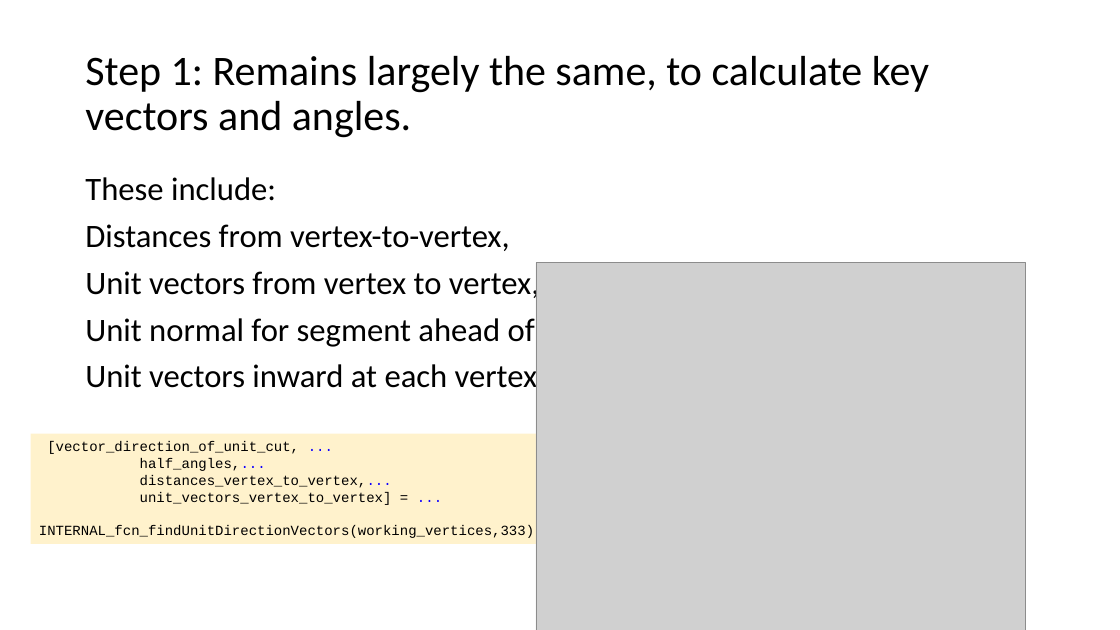
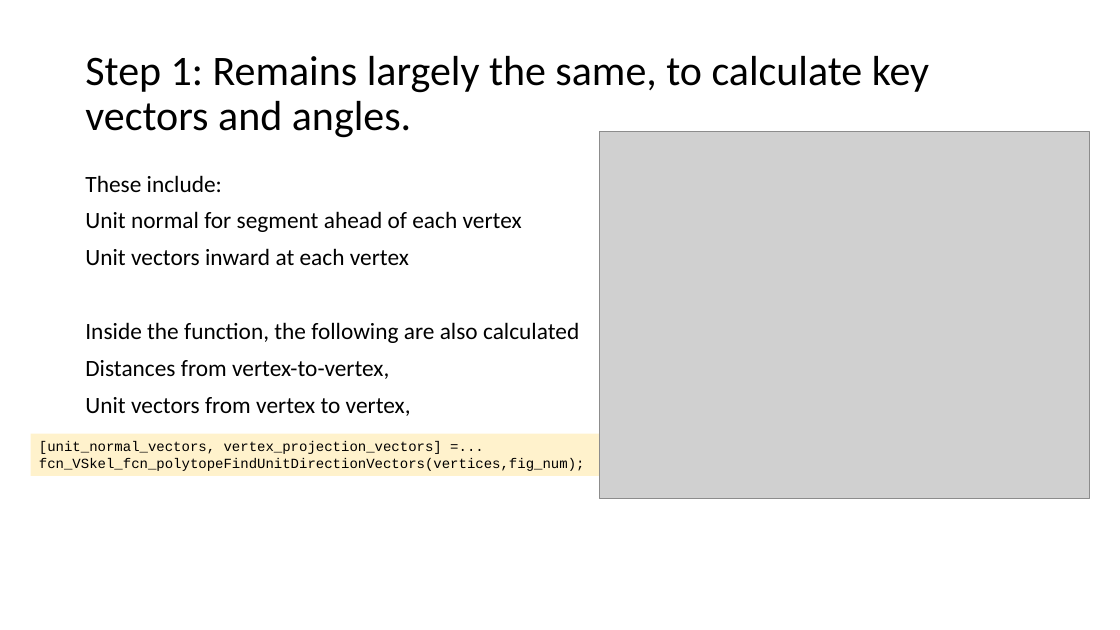
Before and after one commit to ivsg-psu/ivsg-psu-PathPlanning_MapTools_VertexSkeleton, a slide deck: slide 24 of Documents/VertexSkeletonClassLibrary.pptx. Drawn at 1120x630 pixels with LibreOffice and Linux fonts; fonts in the diff are those of the drawing; grey boxes stand for pictures. Boxes give left, top, right and bottom in pixels: in the first picture for what was removed or moved away, otherwise in the second. Text is boxed around its words. In the diff, an @@ line names an element or a change of style, - is before the commit and + after.

```diff
--- a/Documents/VertexSkeletonClassLibrary.pptx
+++ b/Documents/VertexSkeletonClassLibrary.pptx
@@ picture added at (600, 131, 1090, 499) @@
@@ text at (85, 175, 411, 416): size 28 to 20 pt in "These include:", "Distances from vertex-to-vertex,", "Unit vectors from vertex to vertex," @@
@@ text at (85, 211, 579, 343): paragraphs added @@
+Unit normal for segment ahead of each vertex
+Unit vectors inward at each vertex
+Inside the function, the following are also calculated
@@ picture removed at (536, 262, 1026, 630) @@
@@ text at (85, 318, 537, 396): paragraphs removed @@
-Unit normal for segment ahead of each vertex
-Unit vectors inward at each vertex
@@ rectangle "[unit_normal_vectors, vertex_projection_vectors] =... fcn_VS ...": place and size @@
-rectangle "[unit_normal_vectors, vertex_projection_vectors] =... fcn_VS ..." at (30, 434, 634, 544)
+rectangle "[unit_normal_vectors, vertex_projection_vectors] =... fcn_VS ..." at (30, 434, 634, 476)
@@ text in rectangle at (39, 441, 585, 471): text changed @@
-[vector_direction_of_unit_cut, ...
-half_angles,...
-distances_vertex_to_vertex,...
-unit_vectors_vertex_to_vertex] = ...
-INTERNAL_fcn_findUnitDirectionVectors(working_vertices,333);
+[unit_normal_vectors, vertex_projection_vectors] =... fcn_VSkel_fcn_polytopeFindUnitDirectionVectors(vertices,fig_num);
```
Also in this commit, not shown: 2 other slides changed, 1 slide added, 8 other files.
